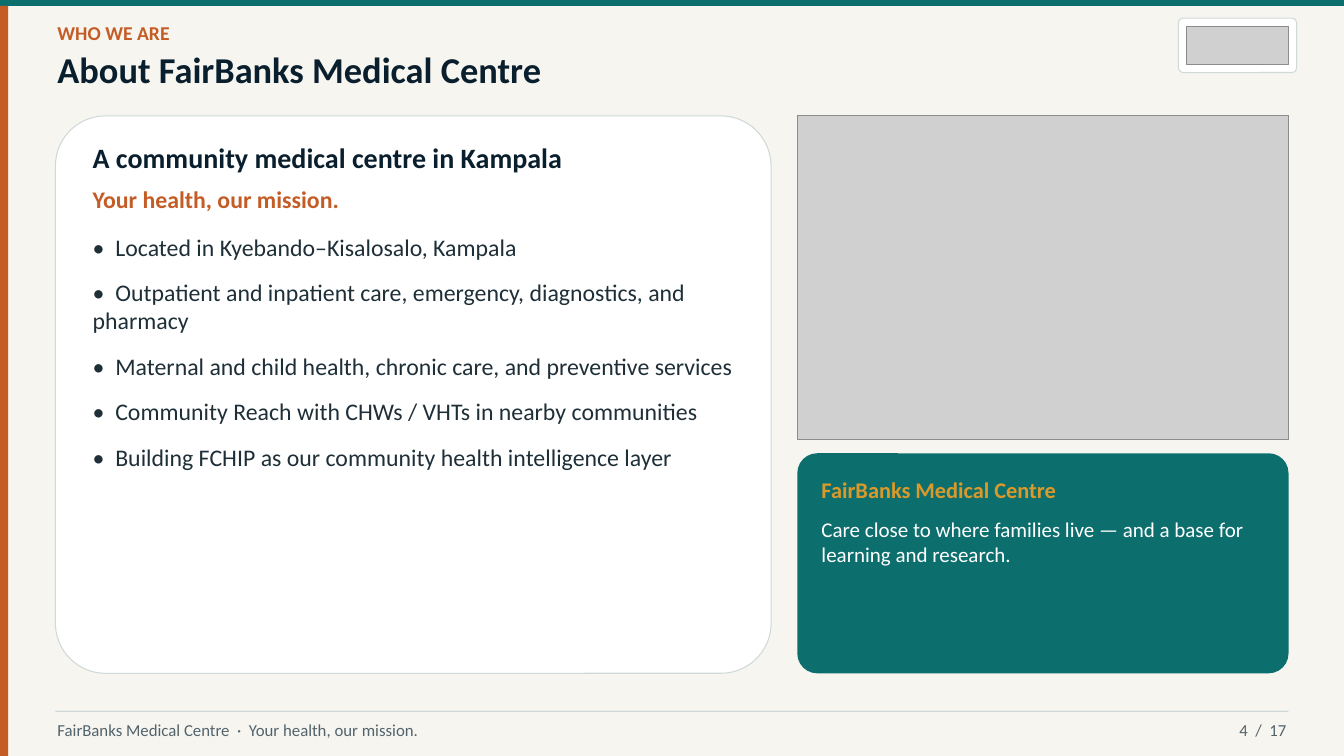
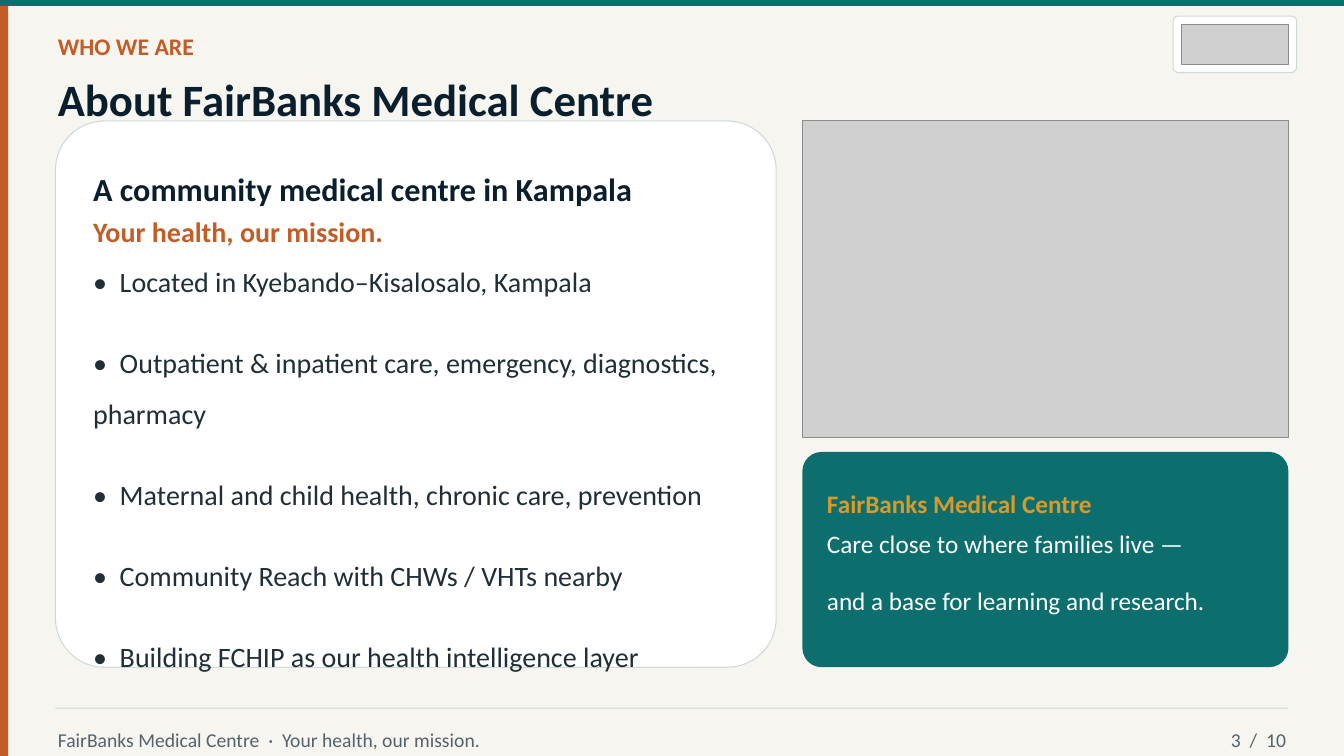
Before and after one commit to WASSWA2624/fairbanks, a slide deck: slide 3 of pitch-presentations/documents/must_ppt.pptx (slide 4 before the commit). Drawn at 1344x756 pixels with LibreOffice and Linux fonts; fonts in the diff are those of the drawing; grey boxes stand for pictures. Boxes give left, top, right and bottom in pixels: in the first picture for what was removed or moved away, otherwise in the second. Text is boxed around its words. In the diff, an @@ line names an element or a change of style, - is before the commit and + after.

Commit message:
Refine MUST partnership pitch deck script and PowerPoint presentation. Updated text formatting, adjusted layout dimensions, and improved readability with larger fonts and better spacing. Removed unnecessary images and clarified content structure to enhance overall presentation quality.

```diff
--- a/pitch-presentations/documents/must_ppt.pptx
+++ b/pitch-presentations/documents/must_ppt.pptx
@@ text "WHO WE ARE" at (58, 39, 194, 55): size 14 to 17 pt; line spacing 1 to 1.5 @@
@@ rounded rectangle: place and size @@
-rounded rectangle at (1179, 18, 1297, 73)
+rounded rectangle at (1174, 16, 1298, 73)
@@ picture: place and size @@
-picture at (1187, 26, 1289, 65)
+picture at (1182, 24, 1290, 65)
@@ text "About FairBanks Medical Centre" at (58, 84, 653, 128): size 26 to 32 pt; line spacing 1 to 1.5 @@
@@ rounded rectangle: place and size @@
-rounded rectangle at (55, 116, 771, 674)
+rounded rectangle at (55, 121, 776, 667)
@@ text "A community medical centre in ...": place and size @@
-text "A community medical centre in ..." at (93, 148, 562, 173)
+text "A community medical centre in ..." at (93, 178, 632, 206)
@@ text "A community medical centre in ..." at (93, 178, 632, 206): size 20 to 23 pt; line spacing 1 to 1.5 @@
@@ picture: place and size @@
-picture at (798, 116, 1289, 440)
+picture at (803, 121, 1289, 438)
@@ text "Your health, our mission.": place and size @@
-text "Your health, our mission." at (93, 191, 339, 211)
+text "Your health, our mission." at (93, 222, 383, 246)
@@ text "Your health, our mission." at (93, 222, 383, 246): size 17 to 20 pt; line spacing 1 to 1.5 @@
@@ text "• Located in Kyebando–Kisalosalo, Kampala": place and size @@
-text "• Located in Kyebando–Kisalosalo, Kampala" at (93, 239, 732, 470)
+text "• Located in Kyebando–Kisalosalo, Kampala" at (93, 272, 716, 672)
@@ text at (120, 272, 592, 297): size 17 to 20 pt in "• Located in Kyebando–Kisalosalo, Kampala"; line spacing 1 to 1.5; more space between paragraphs @@
@@ text at (93, 353, 716, 672): text changed; size 17 to 20 pt @@
-• Outpatient and inpatient care, emergency, diagnostics, and pharmacy
-• Maternal and child health, chronic care, and preventive services
-• Community Reach with CHWs / VHTs in nearby communities
-• Building FCHIP as our community health intelligence layer
+• Outpatient & inpatient care, emergency, diagnostics, pharmacy
+• Maternal and child health, chronic care, prevention
+• Community Reach with CHWs / VHTs nearby
+• Building FCHIP as our health intelligence layer
@@ rounded rectangle: place and size @@
-rounded rectangle at (798, 454, 1289, 674)
+rounded rectangle at (803, 452, 1289, 667)
@@ text "FairBanks Medical Centre" at (827, 495, 1091, 513): size 16 to 18 pt; line spacing 1 to 1.5 @@
@@ text at (827, 535, 1204, 615): text changed; size 15 to 18 pt @@
-Care close to where families live — and a base for learning and research.
+Care close to where families live —
+and a base for learning and research.
@@ text "FairBanks Medical Centre · Your ..." at (58, 733, 480, 750): size 12 to 14 pt; line spacing 1 to 1.5 @@
@@ text at (1231, 734, 1286, 747): text changed; size 12 to 14 pt @@
-4 / 17
+3 / 10
```
Also in this commit, not shown: 9 other slides changed, 7 slides removed, 1 other file.
